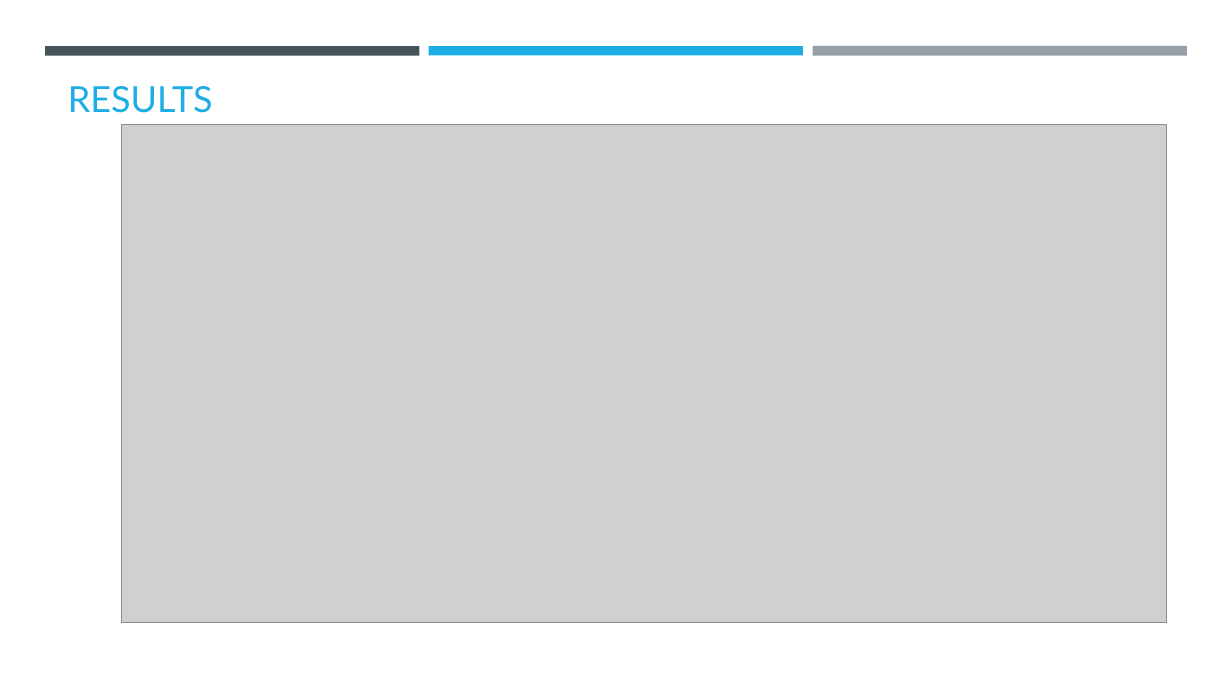
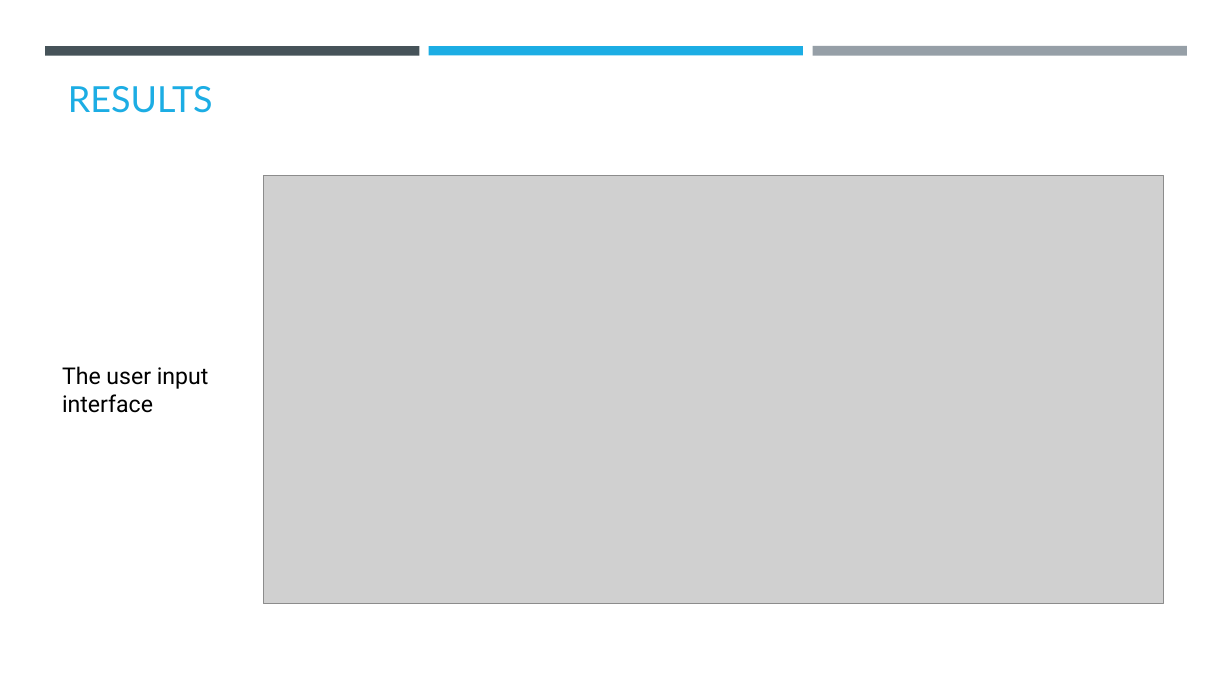
Before and after one commit to Shreyayadav111/ECO_AGENT, a slide deck: slide 10 of ECO_LIFESTYLE(SHREYA YADAV).pptx. Drawn at 1232x693 pixels with LibreOffice and Linux fonts; fonts in the diff are those of the drawing; grey boxes stand for pictures; background and template pictures are left out. Boxes give left, top, right and bottom in pixels: in the first picture for what was removed or moved away, otherwise in the second. Text is boxed around its words. In the diff, an @@ line names an element or a change of style, - is before the commit and + after.

```diff
--- a/ECO_LIFESTYLE(SHREYA YADAV).pptx
+++ b/ECO_LIFESTYLE(SHREYA YADAV).pptx
@@ picture: place and size @@
-picture at (121, 125, 1166, 623)
+picture at (263, 176, 1164, 604)
@@ text added at (62, 366, 209, 413), 18 pt, text #000000 @@
+The user input interface
```
Also in this commit, not shown: 8 other slides changed, 5 slides added, 5 slides removed, 1 other file.
